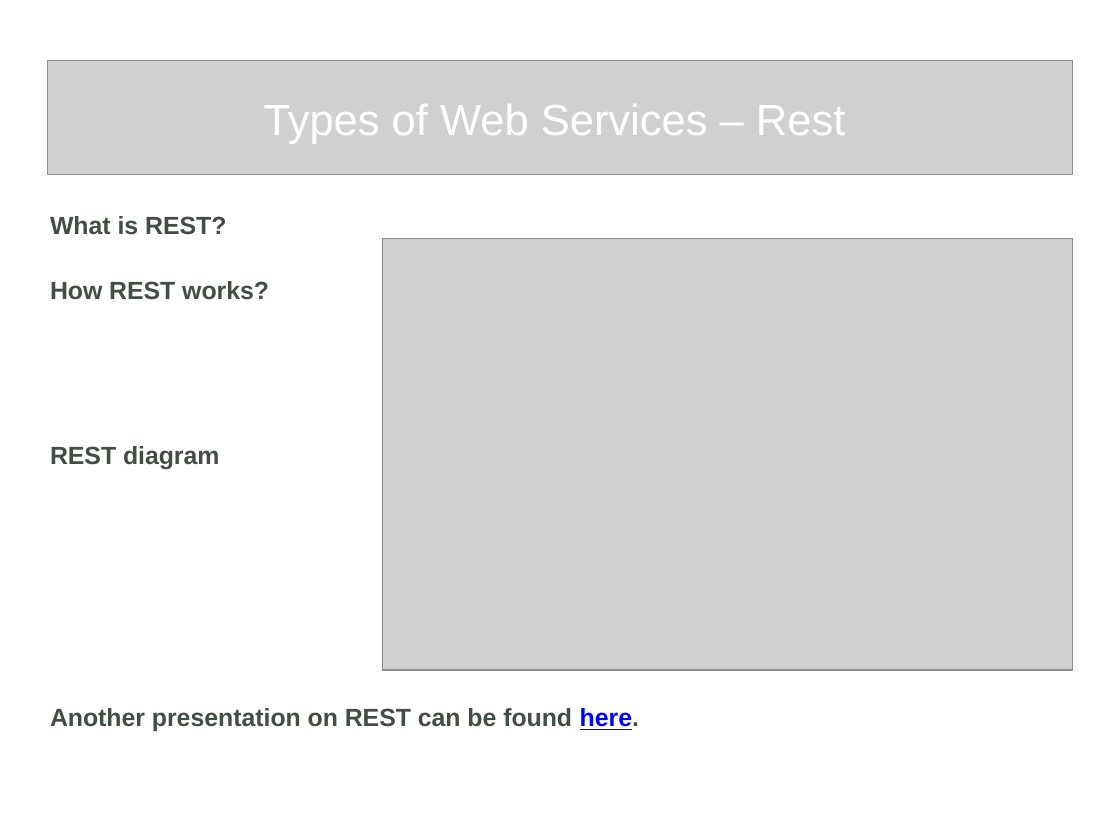
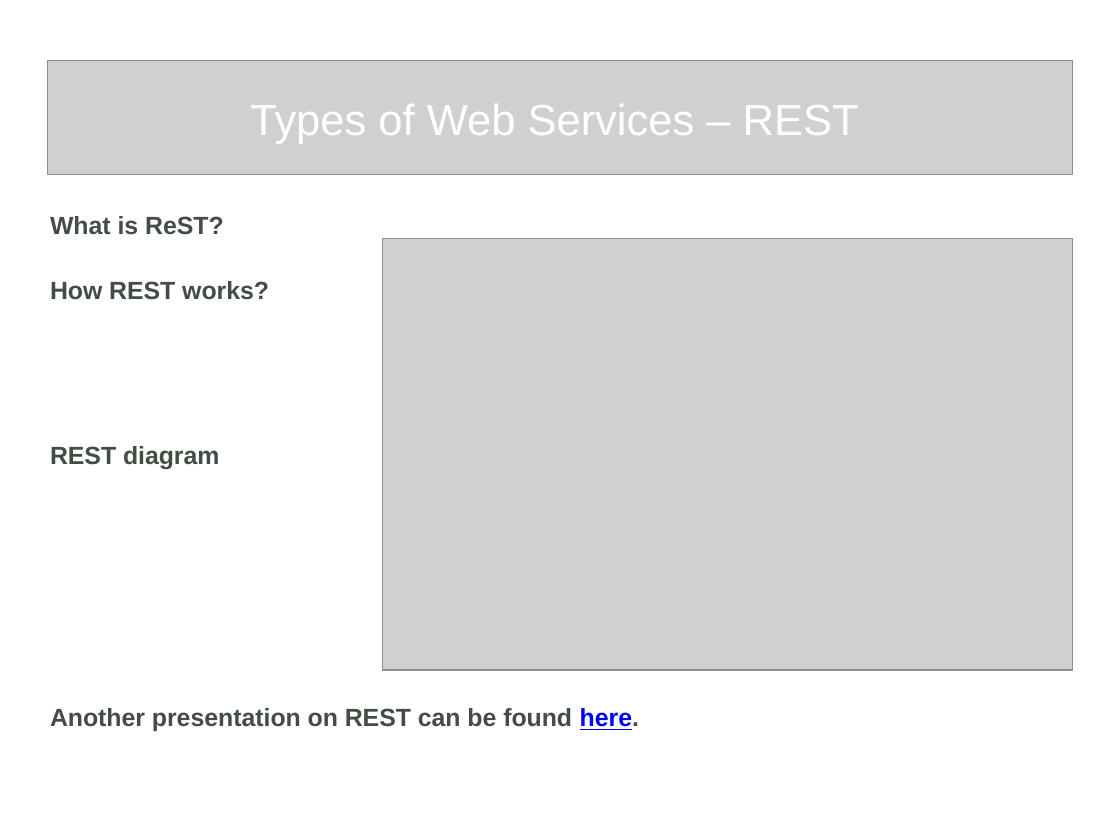
Before and after one commit to mihaiba/bAIESEC, a slide deck: slide 8 of BEcome.AIESEC.Tech.Levi9.March.2016.pptx. Drawn at 1120x840 pixels with LibreOffice and Linux fonts; fonts in the diff are those of the drawing; grey boxes stand for pictures; background and template pictures are left out. Boxes give left, top, right and bottom in pixels: in the first picture for what was removed or moved away, otherwise in the second. Text is boxed around its words. In the diff, an @@ line names an element or a change of style, - is before the commit and + after.

```diff
--- a/BEcome.AIESEC.Tech.Levi9.March.2016.pptx
+++ b/BEcome.AIESEC.Tech.Levi9.March.2016.pptx
@@ text at (250, 104, 859, 144): text changed @@
-Types of Web Services – Rest
+Types of Web Services – REST
@@ text at (50, 216, 224, 235): text changed @@
-What is REST?
+What is ReST?
```
Also in this commit, not shown: 1 other slide changed, 1 slide added.
